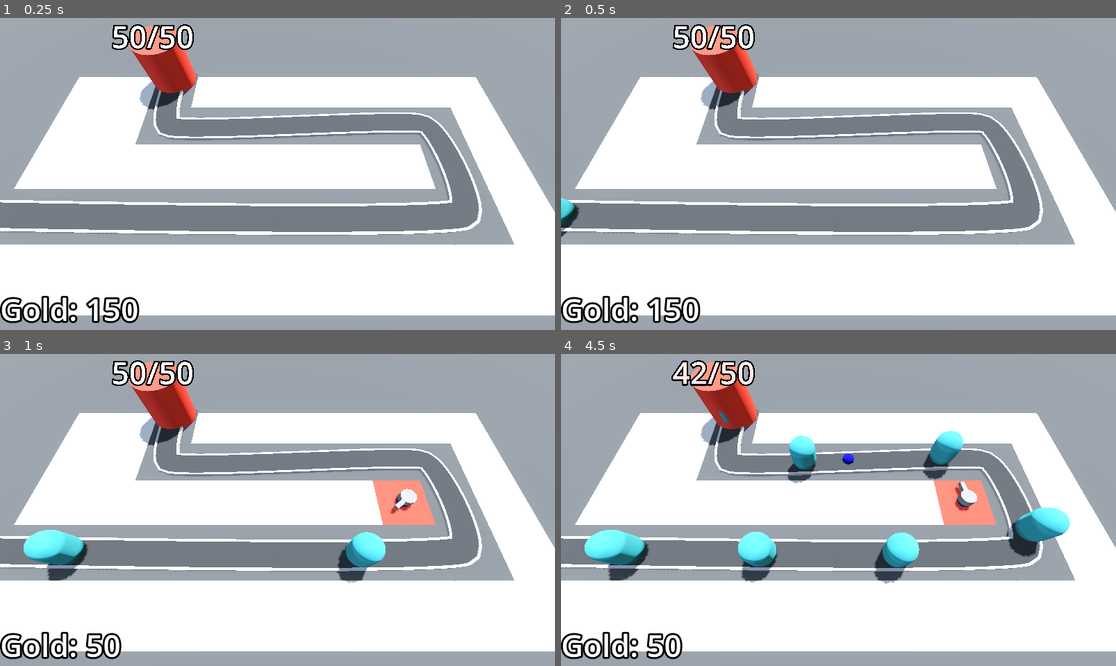
Above: before the commit, frames 1-4 (two rows, left to right).
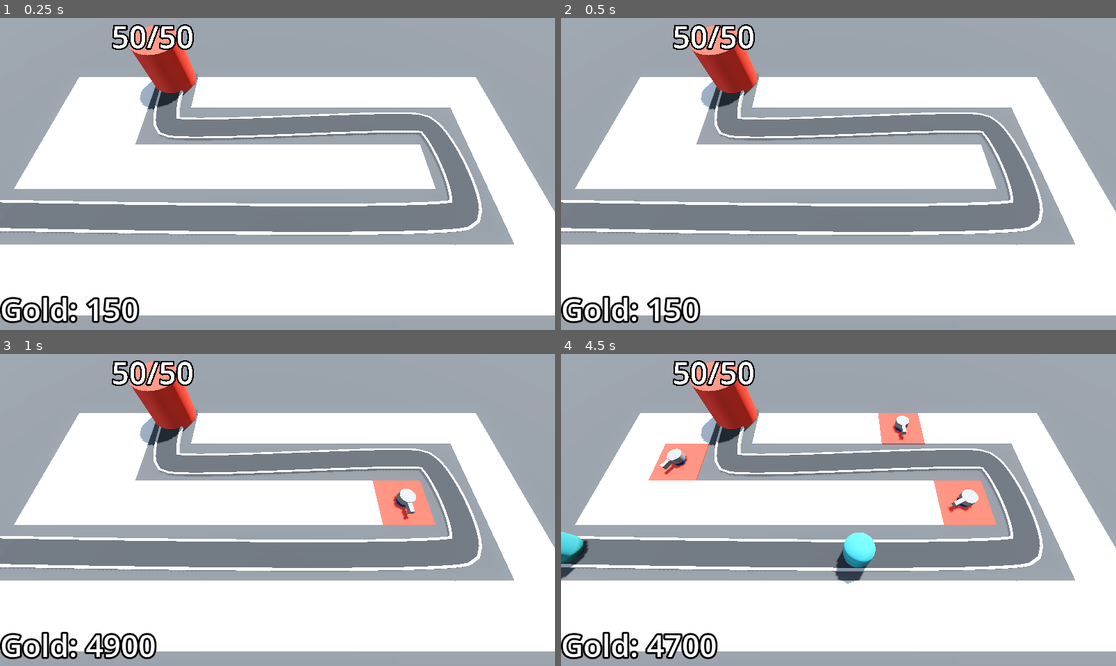
Above: after the commit, the same moments.

Repository: roomno17/Barbarian-Blaster
Game: Godot game, scene res://base_level.tscn
Same seed, same stepped clock (60 frames per second), same inputs: the game is played once before the commit and once after it.
Inputs (mouse positions are in pixels of both pictures, inside the frame that each line leads up to):
- Up to frame 1 (0.25 s): no input
- Up to frame 2 (0.5 s): no input
- Up to frame 3 (1 s): move the mouse to (399, 494) at 0.52 s; click (399, 494) at 0.6 s
- Up to frame 4 (4.5 s): move the mouse to (727, 525) at 1.27 s; click (727, 525) at 1.35 s; move the mouse to (894, 441) at 2.02 s; click (894, 441) at 2.1 s; move the mouse to (810, 572) at 2.77 s; click (810, 572) at 2.85 s; move the mouse to (1005, 556) at 3.52 s; click (1005, 556) at 3.6 s; move the mouse to (672, 463) at 4.27 s; click (672, 463) at 4.35 s

Frame 1 is identical in both runs. In frame 2, 0.3% of the frame differs, in the area x 0-4%, y 57-71%; in frame 3, 2.9%; in frame 4, 9.4%, in the area x 0-92%, y 2-98%.

Commit message:
victory screen

Diff:
--- a/Base/base.gd
+++ b/Base/base.gd
@@ -15,7 +15,7 @@
 @onready var label_3d: Label3D = $Label3D
 
 func _ready() -> void:
-	Engine.time_scale=5
+	Engine.time_scale=1
 	health = max_health
 
 func take_damage() -> void:
--- a/bank.gd
+++ b/bank.gd
@@ -1,7 +1,7 @@
 extends MarginContainer
 @onready var label: Label = $Label
 
-@export var starting_gold = 150
+@export var starting_gold = 5000
 
 var gold = starting_gold:
 	set(new_gold):
--- a/base_level.tscn
+++ b/base_level.tscn
@@ -9,6 +9,7 @@
 [ext_resource type="PackedScene" uid="uid://dmd8u0vtjxxcu" path="res://turret.tscn" id="6_2elnx"]
 [ext_resource type="Script" uid="uid://brmiqfbffbybp" path="res://bank.gd" id="8_bkkah"]
 [ext_resource type="PackedScene" uid="uid://duai3x7n3jwkp" path="res://difficulty_manager.tscn" id="9_xjg0i"]
+[ext_resource type="PackedScene" uid="uid://fnpxq8jjvovk" path="res://victory_layer.tscn" id="10_ykwpl"]
 
 [sub_resource type="ProceduralSkyMaterial" id="ProceduralSkyMaterial_4sal3"]
 sky_horizon_color = Color(0.66224277, 0.6717428, 0.6867428, 1)
@@ -44,10 +45,6 @@
 outline_size = 16
 outline_color = Color(0, 0, 0, 1)
 
-[sub_resource type="LabelSettings" id="LabelSettings_xjg0i"]
-line_spacing = 64.0
-font_size = 64
-
 [node name="BaseLevel" type="Node3D" unique_id=2052885382]
 
 [node name="WorldEnvironment" type="WorldEnvironment" parent="." unique_id=1543278879]
@@ -76,9 +73,10 @@
 }
 metadata/_editor_floor_ = Vector3(0, 0, 0)
 
-[node name="Path3D" type="Path3D" parent="." unique_id=244187357 node_paths=PackedStringArray("difficulty_manager")]
+[node name="Path3D" type="Path3D" parent="." unique_id=244187357 node_paths=PackedStringArray("victory_layer", "difficulty_manager")]
 curve = SubResource("Curve3D_bo3yr")
 script = ExtResource("3_u2wky")
+victory_layer = NodePath("../CanvasLayer")
 enemy_scene = ExtResource("2_5vx1e")
 difficulty_manager = NodePath("../Difficulty_Manager")
 
@@ -155,51 +153,8 @@
 
 [node name="Difficulty_Manager" parent="." unique_id=55959099 instance=ExtResource("9_xjg0i")]
 
-[node name="CanvasLayer" type="CanvasLayer" parent="." unique_id=708781460]
+[node name="CanvasLayer" parent="." unique_id=1363359147 instance=ExtResource("10_ykwpl")]
 visible = false
-
-[node name="ColorRect" type="ColorRect" parent="CanvasLayer" unique_id=1255685276]
-offset_right = 1164.0
-offset_bottom = 657.0
-color = Color(0, 0, 0, 0.2509804)
-
-[node name="CenterContainer" type="CenterContainer" parent="CanvasLayer" unique_id=934223535]
-anchors_preset = 8
-anchor_left = 0.5
-anchor_top = 0.5
-anchor_right = 0.5
-anchor_bottom = 0.5
-offset_left = -175.0
-offset_top = -200.0
-offset_right = 175.0
-offset_bottom = 200.0
-grow_horizontal = 2
-grow_vertical = 2
-
-[node name="PanelContainer" type="PanelContainer" parent="CanvasLayer/CenterContainer" unique_id=123602961]
-layout_mode = 2
-
-[node name="VBoxContainer" type="VBoxContainer" parent="CanvasLayer/CenterContainer/PanelContainer" unique_id=1020240941]
-layout_mode = 2
-
-[node name="Label" type="Label" parent="CanvasLayer/CenterContainer/PanelContainer/VBoxContainer" unique_id=1197993843]
-layout_mode = 2
-text = "Victory"
-label_settings = SubResource("LabelSettings_xjg0i")
-horizontal_alignment = 1
-
-[node name="HBoxContainer" type="HBoxContainer" parent="CanvasLayer/CenterContainer/PanelContainer/VBoxContainer" unique_id=740580639]
-layout_mode = 2
-
-[node name="retry" type="Button" parent="CanvasLayer/CenterContainer/PanelContainer/VBoxContainer/HBoxContainer" unique_id=602585022]
-layout_mode = 2
-theme_override_font_sizes/font_size = 48
-text = "Retry"
-
-[node name="quit" type="Button" parent="CanvasLayer/CenterContainer/PanelContainer/VBoxContainer/HBoxContainer" unique_id=2016366765]
-layout_mode = 2
-theme_override_font_sizes/font_size = 48
-text = "Quit"
 
 [connection signal="timeout" from="Path3D/Timer" to="Path3D" method="_on_timer_timeout"]
 [connection signal="stop_spawning_enemies" from="Difficulty_Manager" to="Path3D" method="_on_difficulty_manager_stop_spawning_enemies"]
--- a/difficulty_manager.tscn
+++ b/difficulty_manager.tscn
@@ -12,7 +12,6 @@
 
 func _ready() -> void:
 	timer.start(game_length)
-	Engine.time_scale = 5
 
 func _process(delta: float) -> void:
 	pass
--- a/path_3d.gd
+++ b/path_3d.gd
@@ -1,7 +1,6 @@
 extends Path3D
 @onready var timer: Timer = $Timer
-@onready var victory_layer: CanvasLayer = $"../CanvasLayer"
-
+@export var victory_layer: CanvasLayer
 @export var enemy_scene : PackedScene
 @export var difficulty_manager : Node
 func spawn_enemy() -> void:
@@ -16,7 +15,7 @@
 		for child in get_children():
 			if child is Enemy:
 				return
-		victory_layer.visible = true
+		victory_layer.victory()
 
 
 func _on_timer_timeout() -> void:
--- a/victory_layer.tscn
+++ b/victory_layer.tscn
@@ -1,15 +1,40 @@
 [gd_scene format=3 uid="uid://fnpxq8jjvovk"]
+
+[ext_resource type="Texture2D" uid="uid://dvkq2o8rrv4hb" path="res://assets/star.png" id="1_12kce"]
 
 [sub_resource type="GDScript" id="GDScript_j5vpr"]
 script/source = "extends CanvasLayer
+@onready var star_2: TextureRect = %star2
+@onready var star_3: TextureRect = %star3
+@onready var survived: Label = $CenterContainer/PanelContainer/VBoxContainer/HBoxContainer2/survived
+@onready var health: Label = $CenterContainer/PanelContainer/VBoxContainer/HBoxContainer2/health
+@onready var money: Label = $CenterContainer/PanelContainer/VBoxContainer/HBoxContainer2/money
+
+
+@onready var base:= get_tree().get_first_node_in_group(\"base\")
+@onready var bank := get_tree().get_first_node_in_group(\"bank\")
+
+func _on_retry_pressed() -> void:
+	get_tree().reload_current_scene()
+
+func victory():
+	visible = true
+	if base.health == base.max_health:
+		star_2.modulate=Color.WHITE
+		health.visible=true
+	if bank.gold > 500:
+		star_3.modulate = Color.WHITE
+		money.visible=true
+
+func _on_quit_pressed() -> void:
+	get_tree().quit()
 "
 
 [sub_resource type="LabelSettings" id="LabelSettings_xjg0i"]
-line_spacing = 64.0
-font_size = 64
+line_spacing = 90.0
+font_size = 90
 
 [node name="CanvasLayer" type="CanvasLayer" unique_id=1363359147]
-visible = false
 script = SubResource("GDScript_j5vpr")
 
 [node name="ColorRect" type="ColorRect" parent="." unique_id=420288101]
@@ -31,6 +56,7 @@
 grow_vertical = 2
 
 [node name="PanelContainer" type="PanelContainer" parent="CenterContainer" unique_id=329207102]
+custom_minimum_size = Vector2(400, 400)
 layout_mode = 2
 
 [node name="VBoxContainer" type="VBoxContainer" parent="CenterContainer/PanelContainer" unique_id=308490396]
@@ -42,15 +68,67 @@
 label_settings = SubResource("LabelSettings_xjg0i")
 horizontal_alignment = 1
 
+[node name="StarContainer" type="HBoxContainer" parent="CenterContainer/PanelContainer/VBoxContainer" unique_id=1215653558]
+layout_mode = 2
+
+[node name="star1" type="TextureRect" parent="CenterContainer/PanelContainer/VBoxContainer/StarContainer" unique_id=1278459258]
+custom_minimum_size = Vector2(128, 128)
+layout_mode = 2
+texture = ExtResource("1_12kce")
+expand_mode = 2
+stretch_mode = 5
+
+[node name="star2" type="TextureRect" parent="CenterContainer/PanelContainer/VBoxContainer/StarContainer" unique_id=547927126]
+unique_name_in_owner = true
+modulate = Color(0.15686275, 0.15686275, 0.15686275, 1)
+custom_minimum_size = Vector2(128, 128)
+layout_mode = 2
+texture = ExtResource("1_12kce")
+expand_mode = 2
+stretch_mode = 5
+
+[node name="star3" type="TextureRect" parent="CenterContainer/PanelContainer/VBoxContainer/StarContainer" unique_id=1827863051]
+unique_name_in_owner = true
+self_modulate = Color(0.15775332, 0.15775332, 0.15775332, 1)
+custom_minimum_size = Vector2(128, 128)
+layout_mode = 2
+texture = ExtResource("1_12kce")
+expand_mode = 2
+stretch_mode = 5
+
+[node name="HBoxContainer2" type="HBoxContainer" parent="CenterContainer/PanelContainer/VBoxContainer" unique_id=536313104]
+layout_mode = 2
+theme_override_constants/separation = 30
+alignment = 1
+
+[node name="survived" type="Label" parent="CenterContainer/PanelContainer/VBoxContainer/HBoxContainer2" unique_id=551611626]
+layout_mode = 2
+text = "Survived+1"
+
+[node name="health" type="Label" parent="CenterContainer/PanelContainer/VBoxContainer/HBoxContainer2" unique_id=600331889]
+layout_mode = 2
+text = "Full Health+1"
+
+[node name="money" type="Label" parent="CenterContainer/PanelContainer/VBoxContainer/HBoxContainer2" unique_id=124696914]
+layout_mode = 2
+text = "Extra Money+1"
+
 [node name="HBoxContainer" type="HBoxContainer" parent="CenterContainer/PanelContainer/VBoxContainer" unique_id=212783385]
 layout_mode = 2
+size_flags_vertical = 10
+alignment = 1
 
 [node name="retry" type="Button" parent="CenterContainer/PanelContainer/VBoxContainer/HBoxContainer" unique_id=611724158]
+custom_minimum_size = Vector2(200, 0)
 layout_mode = 2
 theme_override_font_sizes/font_size = 48
 text = "Retry"
 
 [node name="quit" type="Button" parent="CenterContainer/PanelContainer/VBoxContainer/HBoxContainer" unique_id=262869119]
+custom_minimum_size = Vector2(200, 0)
 layout_mode = 2
 theme_override_font_sizes/font_size = 48
 text = "Quit"
+
+[connection signal="pressed" from="CenterContainer/PanelContainer/VBoxContainer/HBoxContainer/retry" to="." method="_on_retry_pressed"]
+[connection signal="pressed" from="CenterContainer/PanelContainer/VBoxContainer/HBoxContainer/quit" to="." method="_on_quit_pressed"]
Binary file added: assets/star.png
Not shown, added: assets/star.png.import
